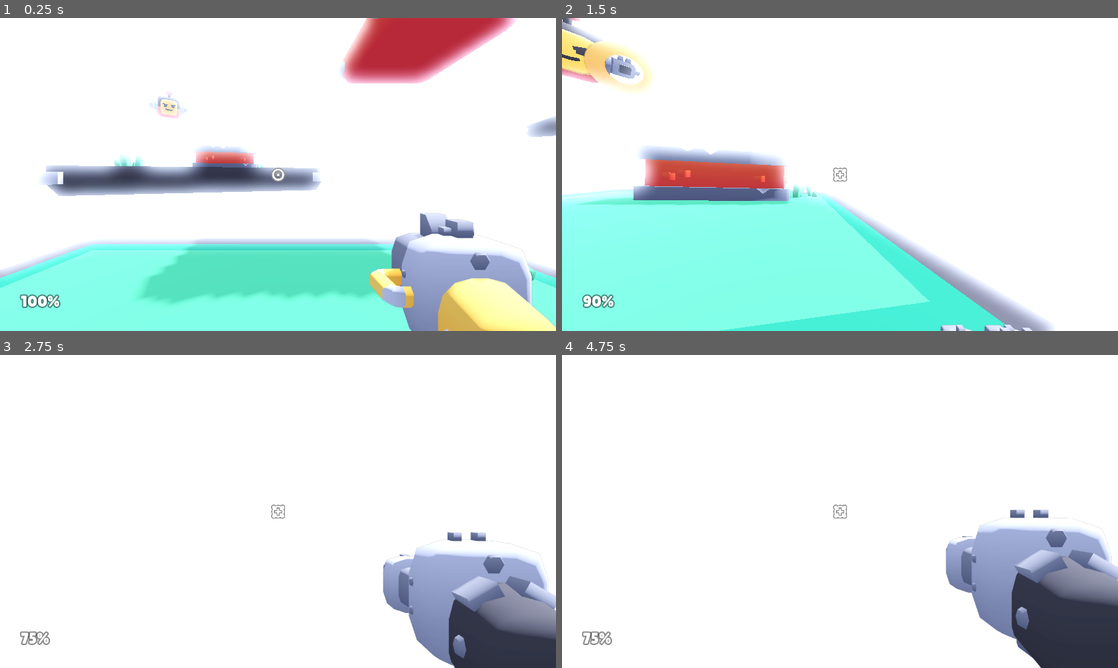
Above: before the commit, frames 1-4 (two rows, left to right).
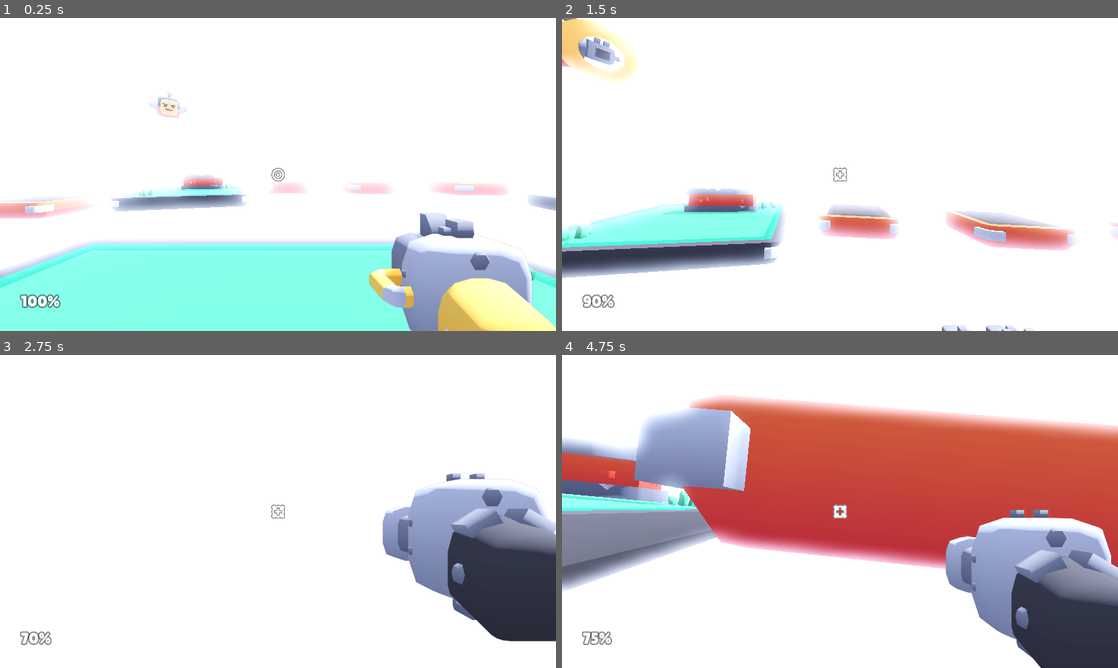
Above: after the commit, the same moments.

Repository: AndrewHamel111/SISGameJam2024
Game: Godot game, scene res://scenes/main.tscn
Two runs of this game, one before a commit and one after it. Both use one fixed random seed, a clock stepped at 60 frames per second and the inputs below.
Inputs (mouse positions are in pixels of both pictures, inside the frame that each line leads up to):
- Up to frame 1 (0.25 s): no input
- Up to frame 2 (1.5 s): move the mouse to (867, 174) at 0.52 s; hold W (move_forward) from 0.53 s (still down); click (867, 174) at 0.6 s; tap Space (jump) at 0.77 s; move the mouse to (812, 174) at 1.27 s; tap E (weapon_toggle) at 1.35 s
- Up to frame 3 (2.75 s): keep holding W (move_forward); tap Space (jump) at 1.52 s; move the mouse to (289, 505) at 2.02 s; click (289, 505) at 2.1 s
- Up to frame 4 (4.75 s): keep holding W (move_forward); move the mouse to (834, 517) at 2.77 s; tap E (weapon_toggle) at 2.85, 4.35 s; tap Space (jump) at 3.02, 3.77, 4.52 s; move the mouse to (878, 514) at 3.52 s; click (878, 514) at 3.6 s; move the mouse to (795, 508) at 4.27 s

The runs differ from the first frame. In frame 1, 19% of the frame differs, in the area x 0-100%, y 0-92%; in frame 2, 36%; in frame 3, 16%; in frame 4, 42%, in the area x 0-100%, y 13-100%.

Commit message:
Environment updated

Diff:
--- a/scenes/main.tscn
+++ b/scenes/main.tscn
@@ -70,7 +70,7 @@
 player = NodePath("../../Player")
 
 [node name="enemy-flying3" parent="Enemies" node_paths=PackedStringArray("player") instance=ExtResource("8_7ty2f")]
-transform = Transform3D(-0.707107, 0, -0.707107, 0, 1, 0, 0.707107, 0, -0.707107, 5.5, 3.5, 9)
+transform = Transform3D(-0.707107, 0, -0.707107, 0, 1, 0, 0.707107, 0, -0.707107, 5.5, 0.5, 9)
 player = NodePath("../../Player")
 
 [node name="enemy-flying4" parent="Enemies" node_paths=PackedStringArray("player") instance=ExtResource("8_7ty2f")]
@@ -79,44 +79,77 @@
 
 [node name="Level" type="Node" parent="."]
 
-[node name="wall-low" parent="Level" instance=ExtResource("5_6vel1")]
-transform = Transform3D(0.965926, 0, 0.258819, 0, 1, 0, -0.258819, 0, 0.965926, -1.92088, 1.05, -6.90166)
+[node name="platform" parent="Level" instance=ExtResource("5_3s40e")]
+transform = Transform3D(1, 0, 0, 0, 1, 0, 0, 0, 1, -3.9618, -9.53674e-07, 0.421784)
 
-[node name="wall-low3" parent="Level" instance=ExtResource("5_6vel1")]
-transform = Transform3D(-1, 0, -1.19209e-07, 0, 1, 0, 1.19209e-07, 0, -1, 6.07912, 1.05, 6.59834)
-
-[node name="platform" parent="Level" instance=ExtResource("5_3s40e")]
-transform = Transform3D(1, 0, 0, 0, 1, 0, 0, 0, 1, -2.5, 0, 6.5)
+[node name="platform5" parent="Level" instance=ExtResource("5_3s40e")]
+transform = Transform3D(1, 0, 0, 0, 1, 0, 0, 0, 1, -6.45105, 0, 1.80996)
 
 [node name="platform2" parent="Level" instance=ExtResource("5_3s40e")]
-transform = Transform3D(1, 0, 0, 0, 1, 0, 0, 0, 1, -6.5, 2.5, -2.5)
+transform = Transform3D(1, 0, 0, 0, 1, 0, 0, 0, 1, -8.23571, -0.500001, -6.65143)
+
+[node name="platform10" parent="Level" instance=ExtResource("5_3s40e")]
+transform = Transform3D(1, 0, 0, 0, 1, 0, 0, 0, 1, -10.2608, -0.500001, -3.749)
+
+[node name="platform11" parent="Level" instance=ExtResource("5_3s40e")]
+transform = Transform3D(1, 0, 0, 0, 1, 0, 0, 0, 1, -10.7977, -0.500001, -0.775059)
 
 [node name="platform3" parent="Level" instance=ExtResource("5_3s40e")]
-transform = Transform3D(1, 0, 0, 0, 1, 0, 0, 0, 1, 2.5, 3, -3.5)
+transform = Transform3D(1, 0, 0, 0, 1, 0, 0, 0, 1, 4.18482, 0, -1.11317)
+
+[node name="platform6" parent="Level" instance=ExtResource("5_3s40e")]
+transform = Transform3D(1, 0, 0, 0, 1, 0, 0, 0, 1, 7.394, 0, -1.81518)
+
+[node name="platform7" parent="Level" instance=ExtResource("5_3s40e")]
+transform = Transform3D(1, 0, 0, 0, 1, 0, 0, 0, 1, 8.45704, 0, -8.47423)
+
+[node name="platform8" parent="Level" instance=ExtResource("5_3s40e")]
+transform = Transform3D(1, 0, 0, 0, 1, 0, 0, 0, 1, 4.30301, 0, -9.22323)
+
+[node name="platform9" parent="Level" instance=ExtResource("5_3s40e")]
+transform = Transform3D(1, 0, 0, 0, 1, 0, 0, 0, 1, 0.482229, 0, -9.40593)
 
 [node name="platform4" parent="Level" instance=ExtResource("5_3s40e")]
-transform = Transform3D(0.707107, 0, -0.707107, 0, 1, 0, 0.707107, 0, 0.707107, 7, 1, -2)
+transform = Transform3D(0.707107, 0, -0.707107, 0, 1, 0, 0.707107, 0, 0.707107, -7.62083, 0, 7.40877)
 
-[node name="wall-high" parent="Level" instance=ExtResource("7_cabne")]
-transform = Transform3D(1, 0, 0, 0, 1, 0, 0, 0, 1, -5.5, 1.5, 4)
+[node name="platform12" parent="Level" instance=ExtResource("5_3s40e")]
+transform = Transform3D(0.99448, 0, -0.104928, 0, 1, 0, 0.104928, 0, 0.99448, -4.86681, -1.90735e-06, 9.10762)
+
+[node name="platform13" parent="Level" instance=ExtResource("5_3s40e")]
+transform = Transform3D(0.997267, 0, 0.0738822, 0, 1, 0, -0.0738822, 0, 0.997267, -1.89645, -9.53674e-07, 9.77854)
+
+[node name="platform14" parent="Level" instance=ExtResource("5_3s40e")]
+transform = Transform3D(0.997267, 0, 0.0738822, 0, 1, 0, -0.0738822, 0, 0.997267, -0.845442, 1.45278, 6.89306)
+
+[node name="platform15" parent="Level" instance=ExtResource("5_3s40e")]
+transform = Transform3D(0.997267, 0, 0.0738822, 0, 1, 0, -0.0738822, 0, 0.997267, 1.73714, 3.02246, 5.95415)
 
 [node name="wall-high2" parent="Level" instance=ExtResource("7_cabne")]
-transform = Transform3D(0.707107, 0, -0.707107, 0, 1, 0, 0.707107, 0, 0.707107, 11.5, 3, -5.5)
+transform = Transform3D(0.707107, 0, -0.707107, 0, 1, 0, 0.707107, 0, 0.707107, 11.5, 0, -5.5)
 
 [node name="platform-large-grass" parent="Level" instance=ExtResource("7_wggef")]
 transform = Transform3D(1, 0, 0, 0, 1, 0, 0, 0, 1, 0, -0.5, 0)
 
 [node name="platform-large-grass2" parent="Level" instance=ExtResource("7_wggef")]
-transform = Transform3D(0.965926, 0, 0.258819, 0, 1, 0, -0.258819, 0, 0.965926, -2, 0.5, -6)
+transform = Transform3D(0.965926, 0, 0.258819, 0, 1, 0, -0.258819, 0, 0.965926, -4.30362, -0.499999, -9.7413)
+
+[node name="wall-low" parent="Level/platform-large-grass2" instance=ExtResource("5_6vel1")]
+transform = Transform3D(1, 0, 0, 0, 1, 0, 0, 0, 1, 0.309791, 0.55, -0.850459)
 
 [node name="platform-large-grass3" parent="Level" instance=ExtResource("7_wggef")]
-transform = Transform3D(0.965926, 0, -0.258819, 0, 1, 0, 0.258819, 0, 0.965926, -6, 1, 2.5)
+transform = Transform3D(0.300206, 0, -0.953874, 0, 1, 0, 0.953874, 0, 0.300206, -10.103, 1.90735e-06, 3.77093)
+
+[node name="wall-high" parent="Level/platform-large-grass3" instance=ExtResource("7_cabne")]
+transform = Transform3D(0.965926, 0, 0.258819, 0, 1, 0, -0.258819, 0, 0.965926, 0.871191, 0.5, 1.31948)
 
 [node name="platform-large-grass5" parent="Level" instance=ExtResource("7_wggef")]
-transform = Transform3D(0.866026, 0, -0.5, 0, 1, 0, 0.5, 0, 0.866026, 12, 2.5, -5)
+transform = Transform3D(0.866026, 0, -0.5, 0, 1, 0, 0.5, 0, 0.866026, 12, -0.5, -5)
 
 [node name="platform-large-grass4" parent="Level" instance=ExtResource("7_wggef")]
-transform = Transform3D(0.965926, 0, 0.258819, 0, 1, 0, -0.258819, 0, 0.965926, 5, 0.5, 5.5)
+transform = Transform3D(-0.255361, 0, 0.966846, 0, 1, 0, -0.966846, 0, -0.255361, 2.44801, -0.5, 9.45916)
+
+[node name="wall-low3" parent="Level/platform-large-grass4" instance=ExtResource("5_6vel1")]
+transform = Transform3D(-0.965926, 0, 0.258819, 0, 1, 0, -0.258819, 0, -0.965926, 0.758079, 0.55, 1.34021)
 
 [node name="Decoration" type="Node" parent="."]
 
